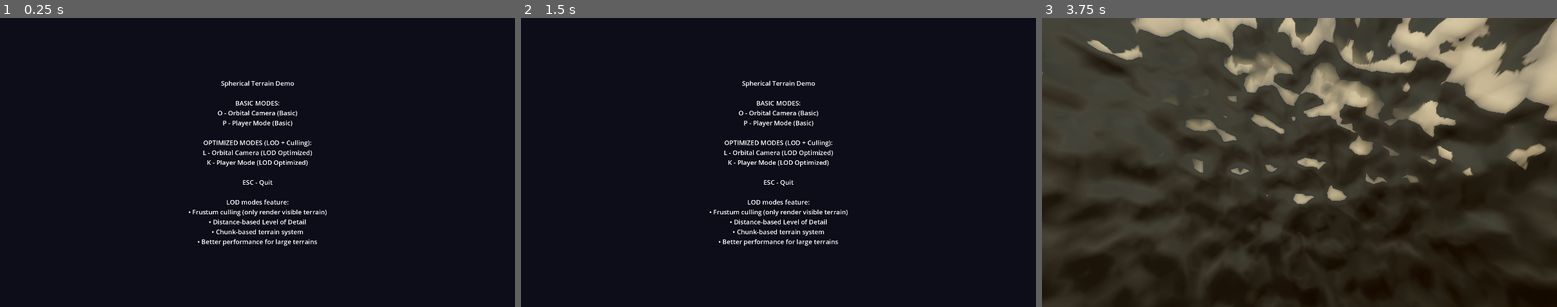
Above: before the commit, frames 1-3 (left to right).
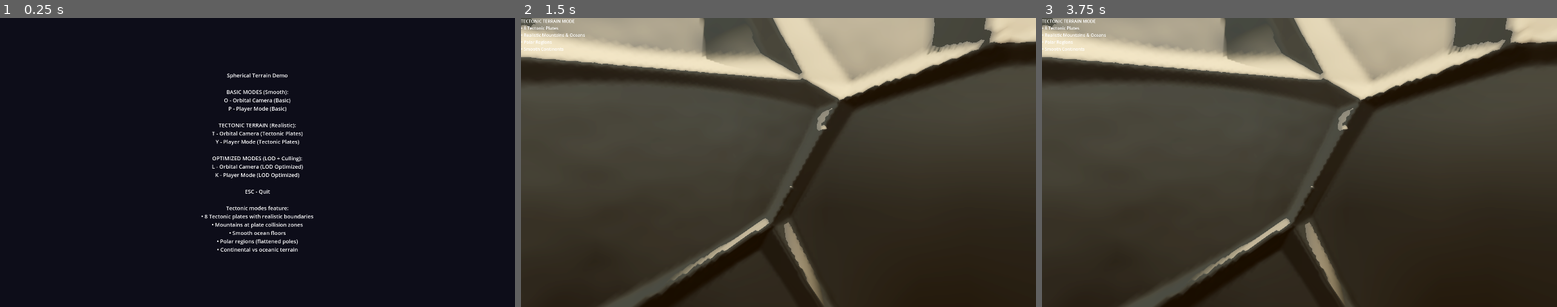
Above: after the commit, the same moments.

Repository: lmf-git/terrain4
Game: Godot game, scene res://scenes/launcher.tscn
Two runs of this game, one before a commit and one after it. Both use one fixed random seed, a clock stepped at 60 frames per second and the inputs below.
Inputs (mouse positions are in pixels of both pictures, inside the frame that each line leads up to):
- Up to frame 1 (0.25 s): no input
- Up to frame 2 (1.5 s): tap Enter (ui_accept) at 0.5, 0.77, 1.25 s; move the mouse to (891, 148) at 0.52 s; hold Right (ui_right) 0.53-1.28 s; tap T at 0.6 s; click (891, 148) at 0.67 s; tap Y at 0.8, 1.35 s; move the mouse to (675, 176) at 1.27 s; hold Down (ui_down) from 1.28 s (still down)
- Up to frame 3 (3.75 s): tap Enter (ui_accept) at 1.52, 2, 2.75, 3.02, 3.5 s; tap T at 1.55, 2.1, 3.05 s; move the mouse to (1351, 98) at 2.02 s; release Down (ui_down) at 2.03 s; hold Right (ui_right) 2.03-2.78 s; tap Y at 2.3, 2.85 s; move the mouse to (1273, 220) at 2.77 s; hold Up (ui_up) 2.78-3.53 s; click (1273, 220) at 2.92 s; move the mouse to (1454, 205) at 3.52 s; hold Left (ui_left) from 3.53 s (still down); tap O at 3.6 s

The runs differ from the first frame. In frame 1, 3.4% of the frame differs, in the area x 36-64%, y 19-81%; in frame 2, 96%, in the area x 0-100%, y 0-100%; in frame 3, 34%.

Commit message:
Add realistic tectonic plate terrain system and smooth basic terrain
Major Improvements to Terrain Generation:

NEW: Tectonic Plate System
- Realistic planetary terrain based on plate tectonics
- 8 randomly generated tectonic plates on sphere
- Mountains form at plate collision boundaries
- Continental plates: Above sea level, moderate roughness
- Oceanic plates: Below sea level, very smooth
- Polar regions: Flattened terrain at north/south poles
- Configurable parameters for all aspects

Terrain Physics:
- Plate boundary detection creates mountain ranges
- Smooth ocean floors on oceanic plates
- Polar flattening effect (configurable extent)
- Erosion simulation for realistic smoothing
- Continental vs oceanic roughness differentiation

Basic Terrain Improvements:
- Reduced octaves from 6 to 3 (much smoother)
- Changed noise type from Simplex to Perlin (gentler curves)
- Reduced noise scale for larger terrain features
- Simplified height layers (removed excess bumpiness)
- Increased subdivisions from 5 to 6 (smoother mesh)
- Reduced terrain height from 10 to 8

New Scenes:
- scenes/main_tectonic.tscn: Orbital view of tectonic terrain
- scenes/player_tectonic.tscn: Walk on tectonic terrain

Updated Scene Selector:
- Press T for Orbital Camera (tectonic)
- Press Y for Player Mode (tectonic)
- Now 6 total viewing modes available

Technical Details:
- scripts/tectonic_terrain.gd: Complete plate tectonics simulation
- Cellular noise for plate boundaries
- Distance calculations to plate centers
- Latitude-based polar modifications
- Configurable plate seed for reproducible generation

Configuration Options:
- num_plates: Number of tectonic plates (default: 8)
- mountain_height: Height at plate boundaries (default: 1.0)
- ocean_depth: Oceanic plate depth (default: 0.3)
- polar_flatness: Pole flattening amount (default: 0.7)
- polar_extent: How far poles extend (default: 0.3)
- continental_roughness: Land roughness (default: 0.3)
- oceanic_smoothness: Ocean smoothness (default: 0.9)

Result: Much more realistic planetary terrain with proper geology!

Diff:
--- /dev/null
+++ b/scenes/main_tectonic.tscn
@@ -0,0 +1,89 @@
+[gd_scene load_steps=8 format=3 uid="uid://main_tectonic_scene"]
+
+[ext_resource type="Script" path="res://scripts/tectonic_terrain.gd" id="1"]
+[ext_resource type="Script" path="res://scripts/spherical_water.gd" id="2"]
+[ext_resource type="Script" path="res://scripts/orbital_camera.gd" id="3"]
+[ext_resource type="Script" path="res://scripts/atmosphere.gd" id="4"]
+
+[sub_resource type="ProceduralSkyMaterial" id="ProceduralSkyMaterial_1"]
+sky_horizon_color = Color(0.64625, 0.65575, 0.67075, 1)
+ground_horizon_color = Color(0.64625, 0.65575, 0.67075, 1)
+
+[sub_resource type="Sky" id="Sky_1"]
+sky_material = SubResource("ProceduralSkyMaterial_1")
+
+[sub_resource type="Environment" id="Environment_1"]
+background_mode = 2
+sky = SubResource("Sky_1")
+tonemap_mode = 2
+glow_enabled = true
+glow_intensity = 0.5
+glow_strength = 1.0
+glow_bloom = 0.1
+volumetric_fog_enabled = true
+volumetric_fog_density = 0.005
+volumetric_fog_albedo = Color(0.5, 0.6, 0.8, 1)
+
+[node name="Main" type="Node3D"]
+
+[node name="Planet" type="Node3D" parent="."]
+
+[node name="TectonicTerrain" type="Node3D" parent="Planet"]
+script = ExtResource("1")
+planet_radius = 100.0
+terrain_height = 15.0
+subdivisions = 6
+num_plates = 8
+plate_seed = 12345
+mountain_height = 1.0
+ocean_depth = 0.3
+polar_flatness = 0.7
+polar_extent = 0.3
+continental_roughness = 0.3
+oceanic_smoothness = 0.9
+erosion_amount = 0.5
+
+[node name="SphericalWater" type="Node3D" parent="Planet"]
+script = ExtResource("2")
+planet_radius = 100.0
+water_level = 2.0
+subdivisions = 4
+wave_speed = 0.5
+wave_scale = 1.0
+wave_height = 0.3
+
+[node name="Atmosphere" type="MeshInstance3D" parent="Planet"]
+script = ExtResource("4")
+planet_radius = 100.0
+atmosphere_radius = 110.0
+atmosphere_density = 0.5
+
+[node name="OrbitalCamera" type="Node3D" parent="."]
+script = ExtResource("3")
+target = NodePath("../Planet")
+distance = 350.0
+min_distance = 50.0
+max_distance = 2000.0
+rotation_speed = 0.3
+zoom_speed = 20.0
+
+[node name="DirectionalLight3D" type="DirectionalLight3D" parent="."]
+transform = Transform3D(0.866025, -0.433013, 0.25, 0, 0.5, 0.866025, -0.5, -0.75, 0.433013, 0, 150, 100)
+light_color = Color(1, 0.95, 0.9, 1)
+light_energy = 1.5
+shadow_enabled = true
+
+[node name="WorldEnvironment" type="WorldEnvironment" parent="."]
+environment = SubResource("Environment_1")
+
+[node name="DebugLabel" type="Label" parent="."]
+offset_right = 500.0
+offset_bottom = 120.0
+text = "TECTONIC TERRAIN MODE
+• 8 Tectonic Plates
+• Realistic Mountains & Oceans
+• Polar Regions
+• Smooth Continents"
+metadata/_edit_use_anchors_ = true
+
+[editable path="Planet"]
--- /dev/null
+++ b/scenes/player_tectonic.tscn
@@ -0,0 +1,95 @@
+[gd_scene load_steps=9 format=3 uid="uid://player_tectonic_scene"]
+
+[ext_resource type="Script" path="res://scripts/tectonic_terrain.gd" id="1"]
+[ext_resource type="Script" path="res://scripts/spherical_water.gd" id="2"]
+[ext_resource type="Script" path="res://scripts/atmosphere.gd" id="3"]
+[ext_resource type="Script" path="res://scripts/player_character.gd" id="4"]
+
+[sub_resource type="CapsuleShape3D" id="CapsuleShape3D_1"]
+radius = 0.5
+height = 1.8
+
+[sub_resource type="ProceduralSkyMaterial" id="ProceduralSkyMaterial_1"]
+sky_horizon_color = Color(0.64625, 0.65575, 0.67075, 1)
+ground_horizon_color = Color(0.64625, 0.65575, 0.67075, 1)
+
+[sub_resource type="Sky" id="Sky_1"]
+sky_material = SubResource("ProceduralSkyMaterial_1")
+
+[sub_resource type="Environment" id="Environment_1"]
+background_mode = 2
+sky = SubResource("Sky_1")
+tonemap_mode = 2
+glow_enabled = true
+glow_intensity = 0.5
+glow_strength = 1.0
+glow_bloom = 0.1
+volumetric_fog_enabled = true
+volumetric_fog_density = 0.005
+volumetric_fog_albedo = Color(0.5, 0.6, 0.8, 1)
+
+[node name="Main" type="Node3D"]
+
+[node name="Planet" type="Node3D" parent="."]
+
+[node name="TectonicTerrain" type="Node3D" parent="Planet"]
+script = ExtResource("1")
+planet_radius = 100.0
+terrain_height = 15.0
+subdivisions = 6
+num_plates = 8
+plate_seed = 12345
+mountain_height = 1.0
+ocean_depth = 0.3
+polar_flatness = 0.7
+polar_extent = 0.3
+continental_roughness = 0.3
+oceanic_smoothness = 0.9
+erosion_amount = 0.5
+
+[node name="SphericalWater" type="Node3D" parent="Planet"]
+script = ExtResource("2")
+planet_radius = 100.0
+water_level = 2.0
+subdivisions = 4
+wave_speed = 0.5
+wave_scale = 1.0
+wave_height = 0.3
+
+[node name="Atmosphere" type="MeshInstance3D" parent="Planet"]
+script = ExtResource("3")
+planet_radius = 100.0
+atmosphere_radius = 110.0
+atmosphere_density = 0.5
+
+[node name="Player" type="CharacterBody3D" parent="."]
+script = ExtResource("4")
+planet_radius = 100.0
+spawn_height = 118.0
+walk_speed = 5.0
+sprint_speed = 10.0
+jump_velocity = 6.0
+gravity_strength = 15.0
+
+[node name="CollisionShape3D" type="CollisionShape3D" parent="Player"]
+shape = SubResource("CapsuleShape3D_1")
+
+[node name="DirectionalLight3D" type="DirectionalLight3D" parent="."]
+transform = Transform3D(0.866025, -0.433013, 0.25, 0, 0.5, 0.866025, -0.5, -0.75, 0.433013, 0, 150, 100)
+light_color = Color(1, 0.95, 0.9, 1)
+light_energy = 1.5
+shadow_enabled = true
+
+[node name="WorldEnvironment" type="WorldEnvironment" parent="."]
+environment = SubResource("Environment_1")
+
+[node name="DebugLabel" type="Label" parent="."]
+offset_right = 500.0
+offset_bottom = 120.0
+text = "TECTONIC TERRAIN (Player Mode)
+• Walk on realistic terrain
+• Explore mountains and valleys
+• Polar regions"
+metadata/_edit_use_anchors_ = true
+
+[editable path="Planet"]
--- a/scripts/scene_selector.gd
+++ b/scripts/scene_selector.gd
@@ -6,15 +6,21 @@
 var player_scene = "res://scenes/player_mode.tscn"
 var orbital_lod_scene = "res://scenes/main_lod.tscn"
 var player_lod_scene = "res://scenes/player_mode_lod.tscn"
+var orbital_tectonic_scene = "res://scenes/main_tectonic.tscn"
+var player_tectonic_scene = "res://scenes/player_tectonic.tscn"
 
 func _ready() -> void:
 	# Create UI
 	var label = Label.new()
 	label.text = """Spherical Terrain Demo
 
-BASIC MODES:
+BASIC MODES (Smooth):
 O - Orbital Camera (Basic)
 P - Player Mode (Basic)
+
+TECTONIC TERRAIN (Realistic):
+T - Orbital Camera (Tectonic Plates)
+Y - Player Mode (Tectonic Plates)
 
 OPTIMIZED MODES (LOD + Culling):
 L - Orbital Camera (LOD Optimized)
@@ -22,17 +28,18 @@
 
 ESC - Quit
 
-LOD modes feature:
-• Frustum culling (only render visible terrain)
-• Distance-based Level of Detail
-• Chunk-based terrain system
-• Better performance for large terrains"""
+Tectonic modes feature:
+• 8 Tectonic plates with realistic boundaries
+• Mountains at plate collision zones
+• Smooth ocean floors
+• Polar regions (flattened poles)
+• Continental vs oceanic terrain"""
 	label.horizontal_alignment = HORIZONTAL_ALIGNMENT_CENTER
 	label.vertical_alignment = VERTICAL_ALIGNMENT_CENTER
 	label.set_anchors_preset(Control.PRESET_FULL_RECT)
 
 	# Style the label
-	label.add_theme_font_size_override("font_size", 24)
+	label.add_theme_font_size_override("font_size", 20)
 
 	add_child(label)
 
@@ -46,5 +53,9 @@
 			get_tree().change_scene_to_file(orbital_lod_scene)
 		elif event.keycode == KEY_K:
 			get_tree().change_scene_to_file(player_lod_scene)
+		elif event.keycode == KEY_T:
+			get_tree().change_scene_to_file(orbital_tectonic_scene)
+		elif event.keycode == KEY_Y:
+			get_tree().change_scene_to_file(player_tectonic_scene)
 		elif event.keycode == KEY_ESCAPE:
 			get_tree().quit()
--- a/scripts/spherical_terrain.gd
+++ b/scripts/spherical_terrain.gd
@@ -6,14 +6,14 @@
 
 @export_group("Planet Properties")
 @export var planet_radius: float = 100.0
-@export var terrain_height: float = 10.0
-@export var subdivisions: int = 5  # Number of icosphere subdivisions
+@export var terrain_height: float = 8.0
+@export var subdivisions: int = 6  # Number of icosphere subdivisions
 
 @export_group("Terrain Generation")
-@export var noise_scale: float = 0.5
-@export var noise_octaves: int = 6
-@export var noise_persistence: float = 0.5
-@export var noise_lacunarity: float = 2.0
+@export var noise_scale: float = 0.3
+@export var noise_octaves: int = 3
+@export var noise_persistence: float = 0.4
+@export var noise_lacunarity: float = 2.5
 @export var seed_value: int = 12345
 
 @export_group("LOD Settings")
@@ -32,7 +32,7 @@
 func setup_noise() -> void:
 	noise = FastNoiseLite.new()
 	noise.seed = seed_value
-	noise.noise_type = FastNoiseLite.TYPE_SIMPLEX
+	noise.noise_type = FastNoiseLite.TYPE_PERLIN  # Smoother than simplex
 	noise.fractal_octaves = noise_octaves
 	noise.fractal_gain = noise_persistence
 	noise.fractal_lacunarity = noise_lacunarity
@@ -146,12 +146,11 @@
 	var y = normal.y
 	var z = normal.z
 
-	# Use 3D noise for seamless spherical terrain
-	var height = noise.get_noise_3d(x * 10, y * 10, z * 10)
-
-	# Add additional layers
-	height += noise.get_noise_3d(x * 30, y * 30, z * 30) * 0.5
-	height += noise.get_noise_3d(x * 60, y * 60, z * 60) * 0.25
+	# Use 3D noise for seamless spherical terrain (smoother with fewer layers)
+	var height = noise.get_noise_3d(x * 5, y * 5, z * 5)
+
+	# Add one subtle detail layer
+	height += noise.get_noise_3d(x * 15, y * 15, z * 15) * 0.3
 
 	return height * terrain_height
 
--- /dev/null
+++ b/scripts/tectonic_terrain.gd
@@ -0,0 +1,275 @@
+extends Node3D
+class_name TectonicTerrain
+
+## Realistic spherical terrain with tectonic plates and polar regions
+## Based on plate tectonics simulation for realistic terrain
+
+@export_group("Planet Properties")
+@export var planet_radius: float = 100.0
+@export var terrain_height: float = 15.0
+@export var subdivisions: int = 6  # Increased for smoother terrain
+
+@export_group("Tectonic Plates")
+@export var num_plates: int = 8
+@export var plate_seed: int = 12345
+@export var mountain_height: float = 1.0  # Mountains at plate boundaries
+@export var ocean_depth: float = 0.3  # Oceanic vs continental plates
+
+@export_group("Polar Regions")
+@export var polar_flatness: float = 0.7  # How flat poles are (0-1)
+@export var polar_extent: float = 0.3  # How far from poles (0-1)
+
+@export_group("Terrain Variation")
+@export var continental_roughness: float = 0.3  # Less bumpy
+@export var oceanic_smoothness: float = 0.9  # Very smooth oceans
+@export var erosion_amount: float = 0.5  # Smoothing factor
+
+var noise: FastNoiseLite
+var plate_noise: FastNoiseLite
+var terrain_material: StandardMaterial3D
+var terrain_meshes: Array[MeshInstance3D] = []
+
+# Tectonic plate data
+var plate_centers: Array[Vector3] = []
+var plate_types: Array[float] = []  # 0 = oceanic, 1 = continental
+
+func _ready() -> void:
+	setup_noise()
+	setup_plates()
+	setup_material()
+	generate_terrain()
+
+func setup_noise() -> void:
+	# Main terrain noise - smooth
+	noise = FastNoiseLite.new()
+	noise.seed = plate_seed
+	noise.noise_type = FastNoiseLite.TYPE_PERLIN
+	noise.fractal_octaves = 3  # Reduced for smoother terrain
+	noise.fractal_gain = 0.4
+	noise.fractal_lacunarity = 2.5
+	noise.frequency = 0.3  # Larger features
+
+	# Plate boundary noise
+	plate_noise = FastNoiseLite.new()
+	plate_noise.seed = plate_seed + 1000
+	plate_noise.noise_type = FastNoiseLite.TYPE_CELLULAR
+	plate_noise.cellular_distance_function = FastNoiseLite.DISTANCE_EUCLIDEAN
+	plate_noise.cellular_return_type = FastNoiseLite.RETURN_CELL_VALUE
+	plate_noise.frequency = 0.8
+
+func setup_plates() -> void:
+	# Generate random tectonic plate centers on sphere
+	var rng = RandomNumberGenerator.new()
+	rng.seed = plate_seed
+
+	for i in range(num_plates):
+		# Generate random point on sphere
+		var theta = rng.randf_range(0, TAU)
+		var phi = rng.randf_range(-PI/2, PI/2)
+
+		var x = cos(phi) * cos(theta)
+		var y = sin(phi)
+		var z = cos(phi) * sin(theta)
+
+		plate_centers.append(Vector3(x, y, z).normalized())
+
+		# Random plate type (oceanic or continental)
+		plate_types.append(rng.randf())
+
+func setup_material() -> void:
+	terrain_material = StandardMaterial3D.new()
+	terrain_material.albedo_color = Color(0.45, 0.4, 0.3)
+	terrain_material.roughness = 0.9
+	terrain_material.metallic = 0.0
+	terrain_material.shading_mode = BaseMaterial3D.SHADING_MODE_PER_PIXEL
+
+func generate_terrain() -> void:
+	var vertices: PackedVector3Array = []
+	var indices: PackedInt32Array = []
+
+	create_icosahedron(vertices, indices)
+
+	# More subdivisions for smoother terrain
+	for i in range(subdivisions):
+		subdivide_mesh(vertices, indices)
+
+	# Apply tectonic-based heightmap
+	for i in range(vertices.size()):
+		var vertex = vertices[i].normalized()
+		var height = get_terrain_height(vertex)
+		vertices[i] = vertex * (planet_radius + height)
+
+	create_mesh_from_data(vertices, indices)
+
+func get_terrain_height(normal: Vector3) -> float:
+	# Calculate latitude (-1 to 1, -1 = south pole, 1 = north pole)
+	var latitude = normal.y
+
+	# Find nearest plate and distance to plate boundaries
+	var nearest_plate_dist = 999999.0
+	var second_nearest_dist = 999999.0
+	var plate_type = 0.5
+
+	for i in range(plate_centers.size()):
+		var dist = normal.distance_to(plate_centers[i])
+		if dist < nearest_plate_dist:
+			second_nearest_dist = nearest_plate_dist
+			nearest_plate_dist = dist
+			plate_type = plate_types[i]
+		elif dist < second_nearest_dist:
+			second_nearest_dist = dist
+
+	# Plate boundary detection (where two plates meet)
+	var boundary_strength = abs(nearest_plate_dist - second_nearest_dist)
+	boundary_strength = 1.0 - clamp(boundary_strength * 10.0, 0.0, 1.0)
+
+	# Base height from plate type
+	var base_height = 0.0
+	if plate_type > 0.5:
+		# Continental plate - above sea level
+		base_height = 0.2
+	else:
+		# Oceanic plate - below sea level
+		base_height = -ocean_depth
+
+	# Mountains at plate boundaries
+	var mountain = boundary_strength * mountain_height
+
+	# Add smooth terrain variation
+	var terrain_detail = noise.get_noise_3d(normal.x * 5, normal.y * 5, normal.z * 5)
+
+	# Apply different roughness based on plate type
+	if plate_type > 0.5:
+		# Continental - some roughness
+		terrain_detail *= continental_roughness
+	else:
+		# Oceanic - very smooth
+		terrain_detail *= (1.0 - oceanic_smoothness) * 0.2
+
+	# Polar flattening
+	var polar_factor = abs(latitude)
+	if polar_factor > (1.0 - polar_extent):
+		var polar_blend = (polar_factor - (1.0 - polar_extent)) / polar_extent
+		polar_blend = smoothstep(0.0, 1.0, polar_blend)
+
+		# Flatten terrain at poles
+		base_height = lerp(base_height, 0.0, polar_blend * polar_flatness)
+		mountain *= (1.0 - polar_blend * 0.7)
+		terrain_detail *= (1.0 - polar_blend * 0.8)
+
+	# Combine all height factors
+	var total_height = (base_height + mountain + terrain_detail) * terrain_height
+
+	# Apply erosion (smoothing)
+	total_height *= (1.0 - erosion_amount * 0.3)
+
+	return total_height
+
+func create_icosahedron(vertices: PackedVector3Array, indices: PackedInt32Array) -> void:
+	var t: float = (1.0 + sqrt(5.0)) / 2.0
+
+	var verts: Array = [
+		Vector3(-1, t, 0), Vector3(1, t, 0), Vector3(-1, -t, 0), Vector3(1, -t, 0),
+		Vector3(0, -1, t), Vector3(0, 1, t), Vector3(0, -1, -t), Vector3(0, 1, -t),
+		Vector3(t, 0, -1), Vector3(t, 0, 1), Vector3(-t, 0, -1), Vector3(-t, 0, 1)
+	]
+
+	for v in verts:
+		vertices.append(v.normalized())
+
+	var faces: Array = [
+		[0, 11, 5], [0, 5, 1], [0, 1, 7], [0, 7, 10], [0, 10, 11],
+		[1, 5, 9], [5, 11, 4], [11, 10, 2], [10, 7, 6], [7, 1, 8],
+		[3, 9, 4], [3, 4, 2], [3, 2, 6], [3, 6, 8], [3, 8, 9],
+		[4, 9, 5], [2, 4, 11], [6, 2, 10], [8, 6, 7], [9, 8, 1]
+	]
+
+	for face in faces:
+		indices.append(face[0])
+		indices.append(face[1])
+		indices.append(face[2])
+
+func subdivide_mesh(vertices: PackedVector3Array, indices: PackedInt32Array) -> void:
+	var new_indices: PackedInt32Array = []
+	var midpoint_cache: Dictionary = {}
+
+	for i in range(0, indices.size(), 3):
+		var v0 = indices[i]
+		var v1 = indices[i + 1]
+		var v2 = indices[i + 2]
+
+		var m0 = get_midpoint(v0, v1, vertices, midpoint_cache)
+		var m1 = get_midpoint(v1, v2, vertices, midpoint_cache)
+		var m2 = get_midpoint(v2, v0, vertices, midpoint_cache)
+
+		new_indices.append_array([v0, m0, m2])
+		new_indices.append_array([v1, m1, m0])
+		new_indices.append_array([v2, m2, m1])
+		new_indices.append_array([m0, m1, m2])
+
+	indices.clear()
+	indices.append_array(new_indices)
+
+func get_midpoint(v1: int, v2: int, vertices: PackedVector3Array, cache: Dictionary) -> int:
+	var key = str(min(v1, v2)) + "_" + str(max(v1, v2))
+	if cache.has(key):
+		return cache[key]
+
+	var midpoint = ((vertices[v1] + vertices[v2]) / 2.0).normalized()
+	var index = vertices.size()
+	vertices.append(midpoint)
+	cache[key] = index
+	return index
+
+func create_mesh_from_data(vertices: PackedVector3Array, indices: PackedInt32Array) -> void:
+	var arrays = []
+	arrays.resize(Mesh.ARRAY_MAX)
+
+	# Calculate smooth normals
+	var normals: PackedVector3Array = []
+	normals.resize(vertices.size())
+
+	for i in range(0, indices.size(), 3):
+		var i0 = indices[i]
+		var i1 = indices[i + 1]
+		var i2 = indices[i + 2]
+
+		var v0 = vertices[i0]
+		var v1 = vertices[i1]
+		var v2 = vertices[i2]
+
+		var normal = (v1 - v0).cross(v2 - v0).normalized()
+
+		normals[i0] += normal
+		normals[i1] += normal
+		normals[i2] += normal
+
+	for i in range(normals.size()):
+		normals[i] = normals[i].normalized()
+
+	# Create UVs
+	var uvs: PackedVector2Array = []
+	for vertex in vertices:
+		var normal = vertex.normalized()
+		var u = 0.5 + atan2(normal.z, normal.x) / (2 * PI)
+		var v = 0.5 - asin(normal.y) / PI
+		uvs.append(Vector2(u, v))
+
+	arrays[Mesh.ARRAY_VERTEX] = vertices
+	arrays[Mesh.ARRAY_NORMAL] = normals
+	arrays[Mesh.ARRAY_TEX_UV] = uvs
+	arrays[Mesh.ARRAY_INDEX] = indices
+
+	var mesh = ArrayMesh.new()
+	mesh.add_surface_from_arrays(Mesh.PRIMITIVE_TRIANGLES, arrays)
+
+	var mesh_instance = MeshInstance3D.new()
+	mesh_instance.mesh = mesh
+	mesh_instance.material_override = terrain_material
+	mesh_instance.cast_shadow = GeometryInstance3D.SHADOW_CASTING_SETTING_ON
+
+	# Add collision
+	mesh_instance.create_trimesh_collision()
+
+	add_child(mesh_instance)
+	terrain_meshes.append(mesh_instance)
Not shown, changed: README.md
